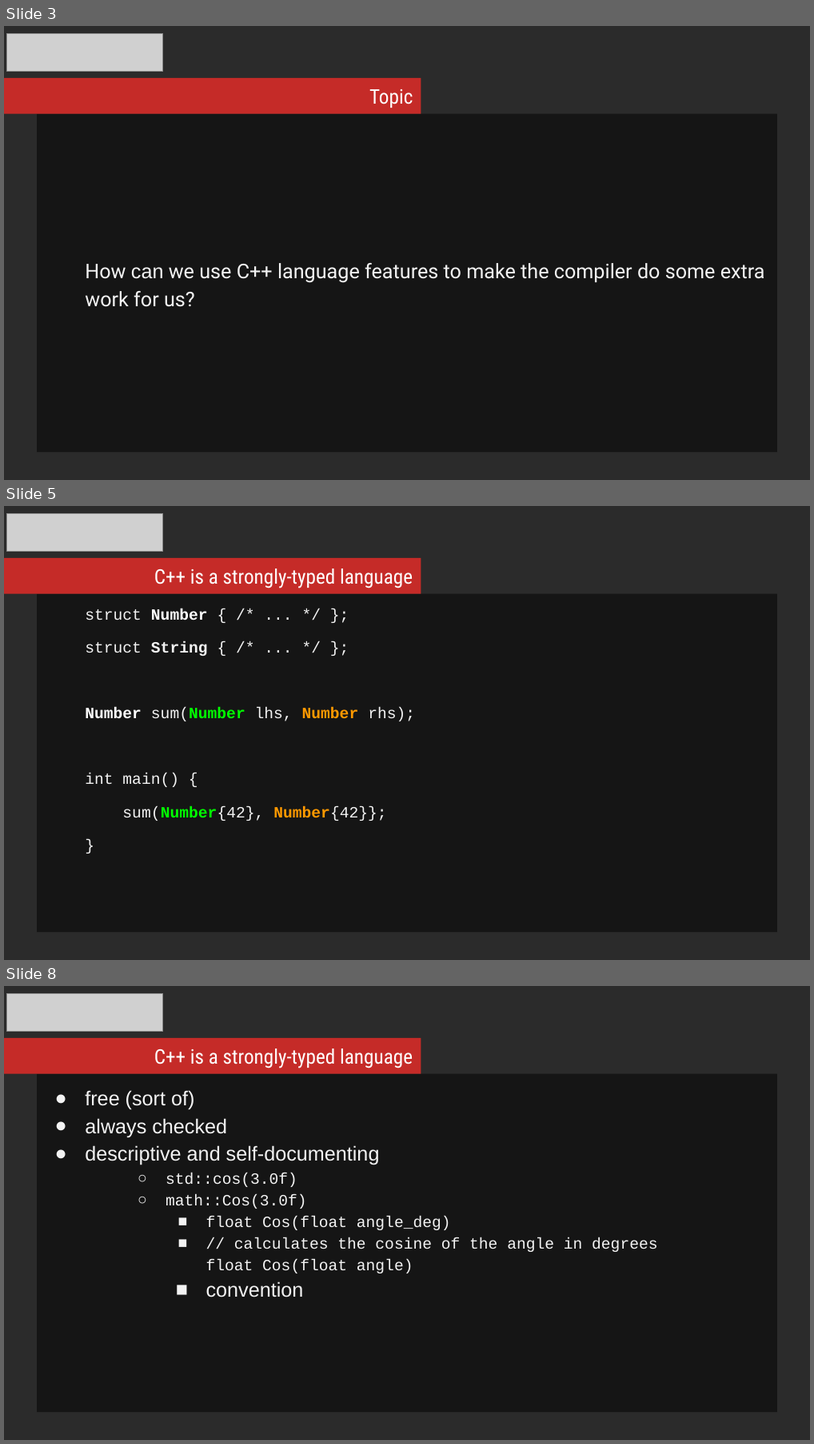
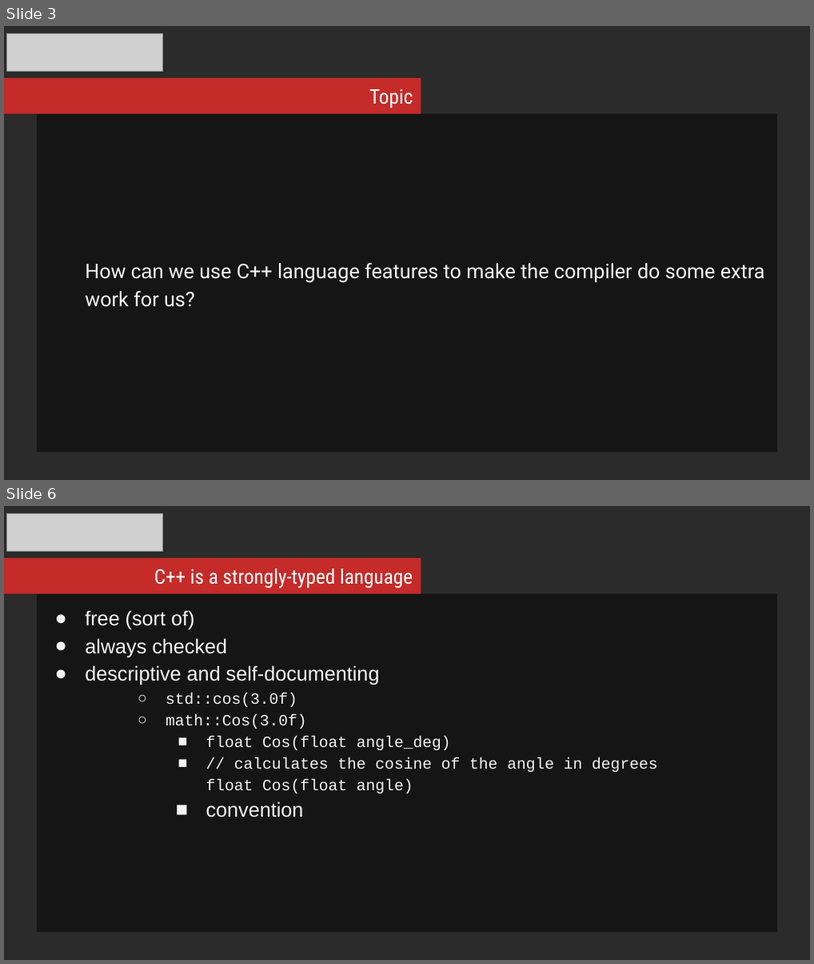
Before and after one commit to mikosz/type-safety, a slide deck: ask-not-what-you-can-do-for-the-compiler.odp. Shown one above the other, each under a label of ours: slides 3, 5 and 8 before the commit, slides 3 and 6 after it; the slides between them are not shown. The pictures are 814x1444 and 814x964 pixels, drawn with LibreOffice and Linux fonts; fonts in the diff are those of the drawing; grey boxes stand for pictures; background and template pictures are left out; a plain dark background stands for a picture behind light text. Boxes give left, top, right and bottom in pixels: in the first picture for what was removed or moved away, otherwise in the second. Text is boxed around its words. In the diff, an @@ line names an element or a change of style, - is before the commit and + after.

Commit message:
Updated code listing for "c++ is a strongly-typed language"

```diff
--- a/ask-not-what-you-can-do-for-the-compiler.odp
+++ b/ask-not-what-you-can-do-for-the-compiler.odp
@@ slide 5 removed at bbox=[4, 506, 810, 960], background picture (left out) @@
@@ picture removed at bbox=[7, 513, 164, 551] @@
@@ rectangle removed at bbox=[4, 558, 421, 593] @@
@@ text removed at bbox=[154, 568, 413, 588] @@
-C++ is a strongly-typed language
@@ rectangle removed at bbox=[37, 594, 778, 932] @@
-struct Number { /* ... */ };
-struct String { /* ... */ };
-Number sum(Number lhs, Number rhs);
-int main() {
-sum(Number{42}, Number{42}};
-}
@@ what was slide 8 is now slide 6 @@
```
Also in this commit, not shown: 2 slides changed, 1 other slide removed.
